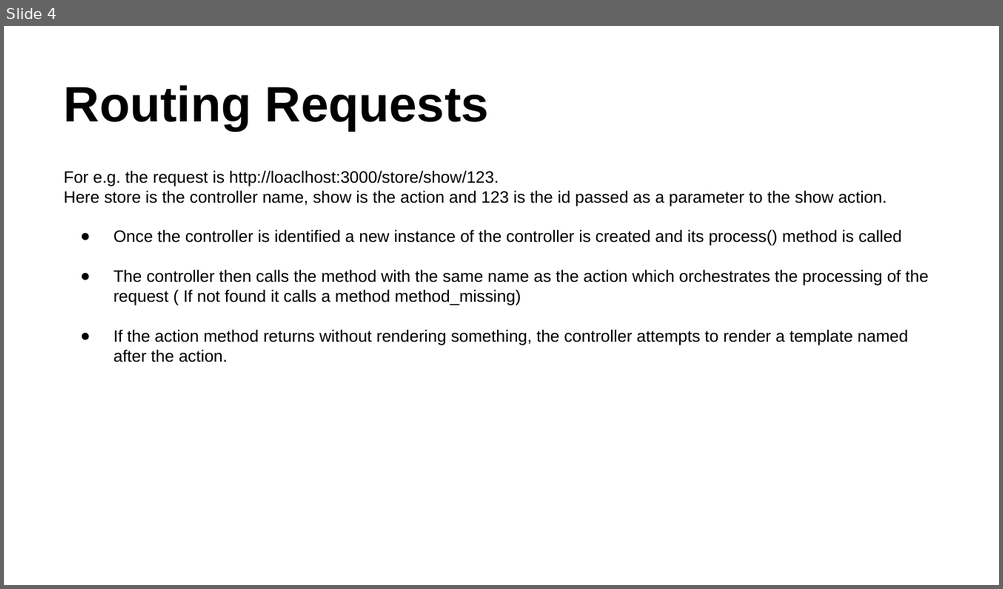
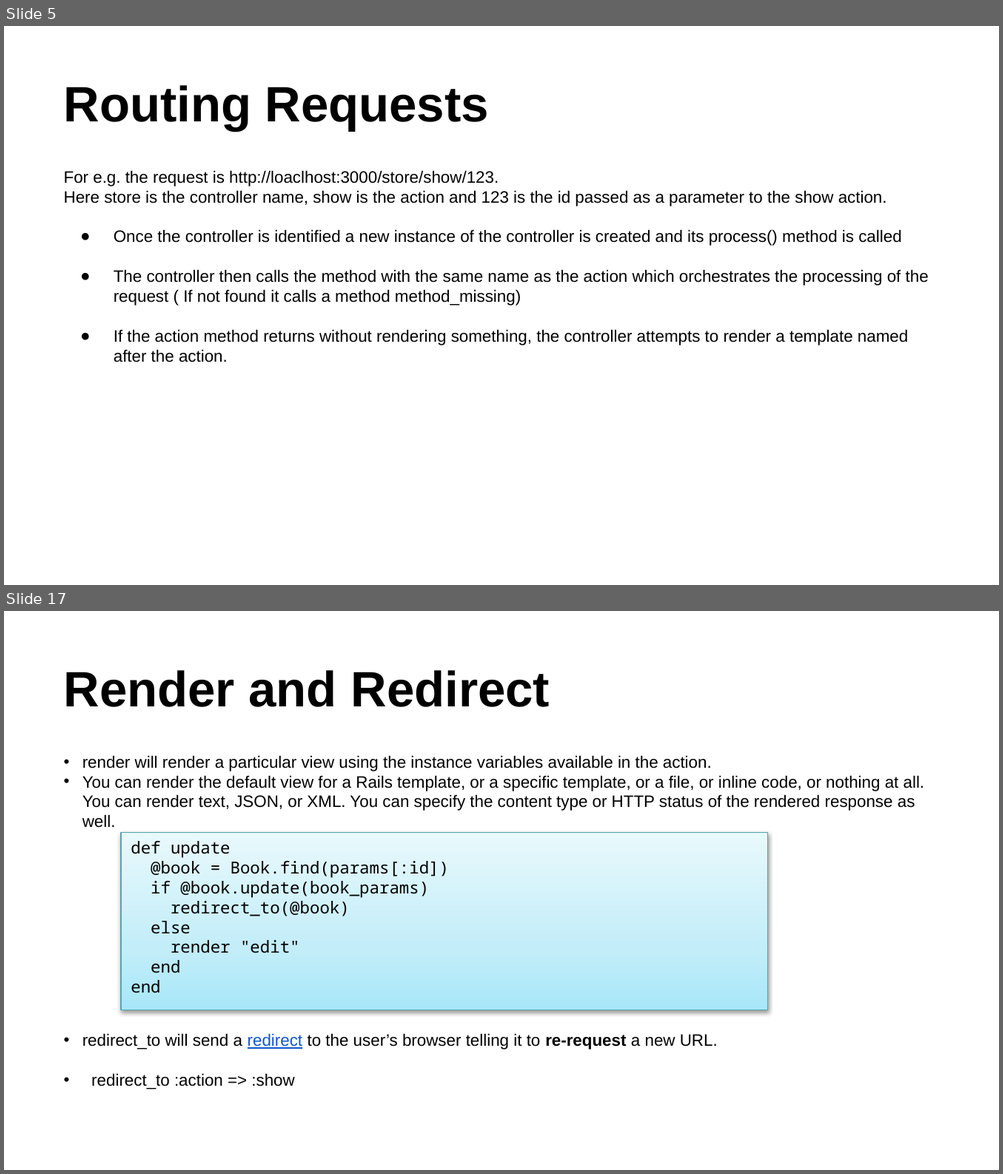
Before and after one commit to rubypool/rails-training-material, a slide deck: Ruby_On_Rails_Deck-Controller.pptx. Shown one above the other, each under a label of ours: slide 4 before the commit, slides 5 and 17 after it; the slides between them are not shown. The pictures are 1003x589 and 1003x1174 pixels, drawn with LibreOffice and Linux fonts; fonts in the diff are those of the drawing. Boxes give left, top, right and bottom in pixels: in the first picture for what was removed or moved away, otherwise in the second. Text is boxed around its words. In the diff, an @@ line names an element or a change of style, - is before the commit and + after.

```diff
--- a/Ruby_On_Rails_Deck-Controller.pptx
+++ b/Ruby_On_Rails_Deck-Controller.pptx
@@ slide 17 added at (4,611,999,1170), background #FFFFFF @@
@@ title added at (64,670,550,707), 36 pt, text #000000, bold @@
+Render and Redirect
@@ text added at (82,755,925,1090), 12 pt, text #000000 @@
+• render will render a particular view using the instance variables available in the action.
+• You can render the default view for a Rails template, or a specific template, or a file, or inline code, or nothing at all. You can render text, JSON, or XML. You can specify the content type or HTTP status of the rendered response as well.
+• redirect_to will send a redirect to the user’s browser telling it to re-request a new URL.
+• redirect_to :action => :show
@@ rectangle added at (122,833,768,1010), fill gradient #A9E9F9 to #C3EFF9 to #E7F9FE, outline #53A5B3 0.75 pt, 12 pt, text #000000 @@
+def update
+@book = Book.find(params[:id])
+if @book.update(book_params)
+redirect_to(@book)
+else
+render "edit"
+end
+end
@@ what was slide 4 is now slide 5 @@
```
Also in this commit, not shown: 4 slides changed, 19 other slides added, 10 slides removed, 1 other file.
